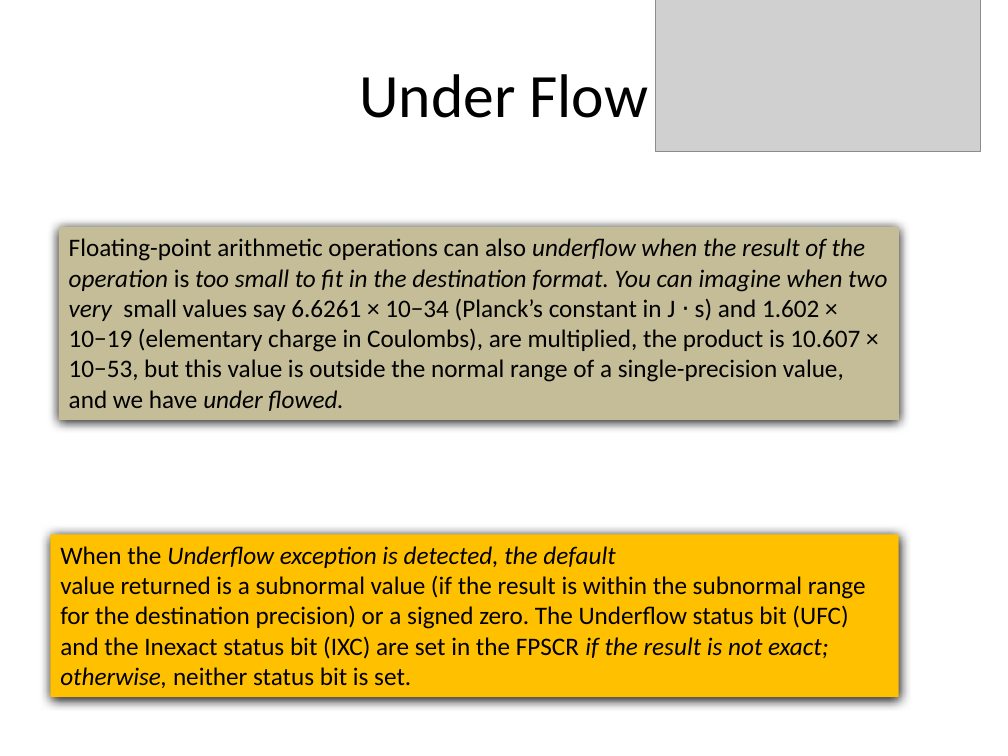
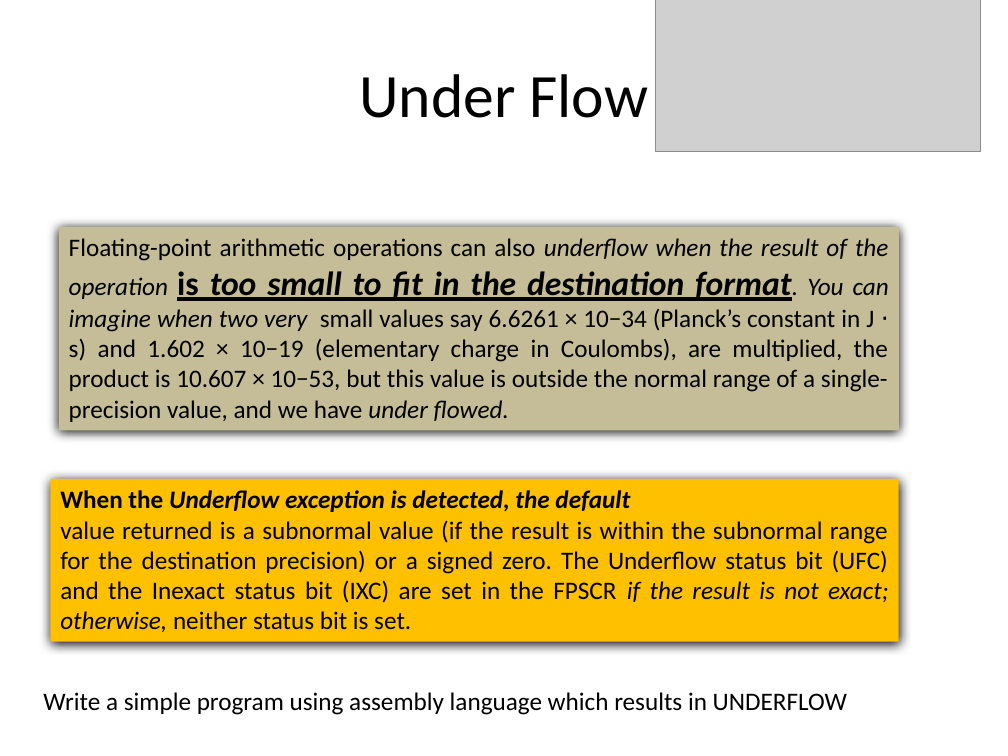
Before and after one commit to girishsukukumar/ARM-Architecture, a slide deck: slide 35 of Module-7.pptx (slide 34 before the commit). Drawn at 1008x756 pixels with LibreOffice and Linux fonts; fonts in the diff are those of the drawing; grey boxes stand for pictures. Boxes give left, top, right and bottom in pixels: in the first picture for what was removed or moved away, otherwise in the second. Text is boxed around its words. In the diff, an @@ line names an element or a change of style, - is before the commit and + after.

```diff
--- a/Module-7.pptx
+++ b/Module-7.pptx
@@ rectangle "Floating-point arithmetic operations can also ..." resized from (x1=58, y1=227, x2=898, y2=420) to (x1=58, y1=227, x2=898, y2=430) @@
@@ rectangle "Floating-point arithmetic operations can also ..." at (x1=58, y1=227, x2=898, y2=430): size 18 to 24 pt, bold on, underline on in "is too small to fit in the ..."; alignment left to justified @@
@@ rectangle "When the Underflow exception is ..." moved from (x1=50, y1=534, x2=899, y2=698) to (x1=50, y1=479, x2=899, y2=642) @@
@@ rectangle "When the Underflow exception is ..." at (x1=50, y1=479, x2=899, y2=642): bold on in "When the Underflow exception is detected, the ..."; alignment left to justified @@
@@ text added at (x1=43, y1=692, x2=847, y2=715), 18 pt, text #000000 @@
+Write a simple program using assembly language which results in UNDERFLOW
```
Also in this commit, not shown: 4 other slides changed, 10 slides added, 1 slide removed.
